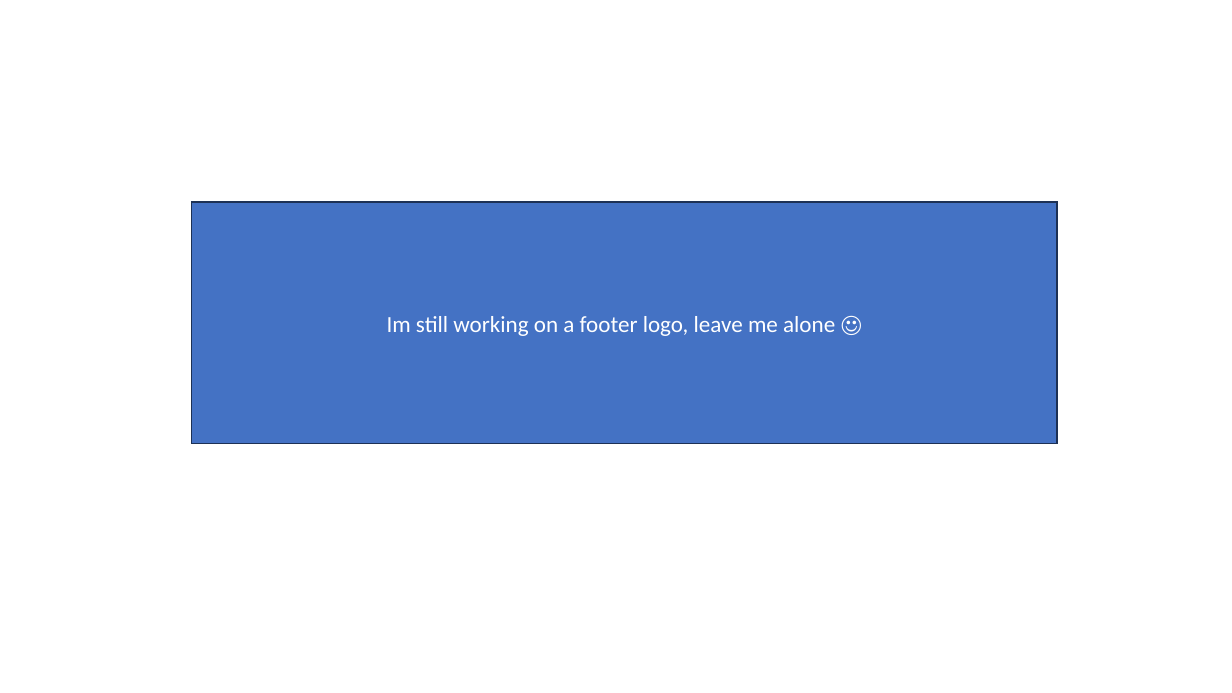
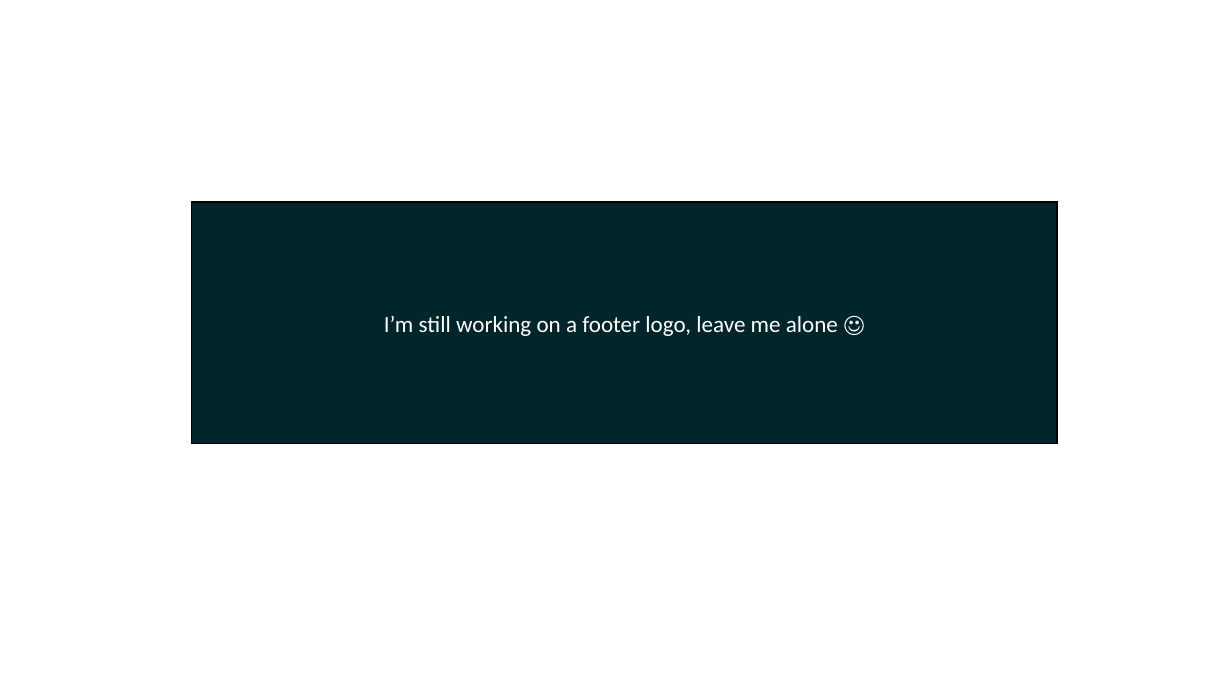
Before and after one commit to add-am/website, a slide deck: slide 1 of docs/images/footer_logo.pptx. Drawn at 1232x693 pixels with LibreOffice and Linux fonts; fonts in the diff are those of the drawing. Boxes give left, top, right and bottom in pixels: in the first picture for what was removed or moved away, otherwise in the second. Text is boxed around its words. In the diff, an @@ line names an element or a change of style, - is before the commit and + after.

```diff
--- a/docs/images/footer_logo.pptx
+++ b/docs/images/footer_logo.pptx
@@ rectangle "I’m still working on a ..." at (x1=191, y1=202, x2=1056, y2=445): fill #4472C4 to #00252A; outline #1E3256 1 pt to #000000 1 pt @@
@@ text in rectangle at (x1=384, y1=316, x2=838, y2=336): text changed @@
-Im still working on a footer logo, leave me alone ☺
+I’m still working on a footer logo, leave me alone ☺
```
Also in this commit, not shown: 24 other files.
